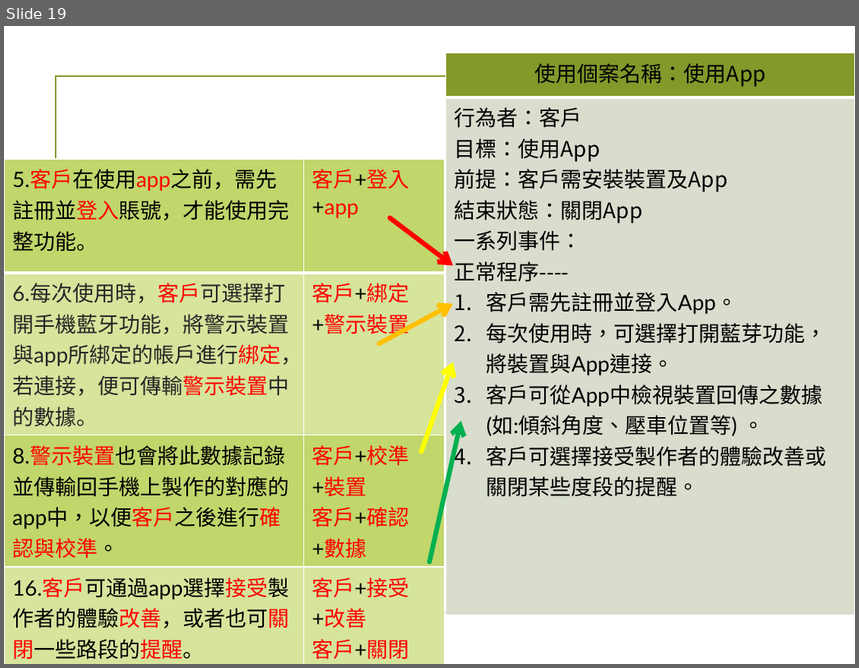
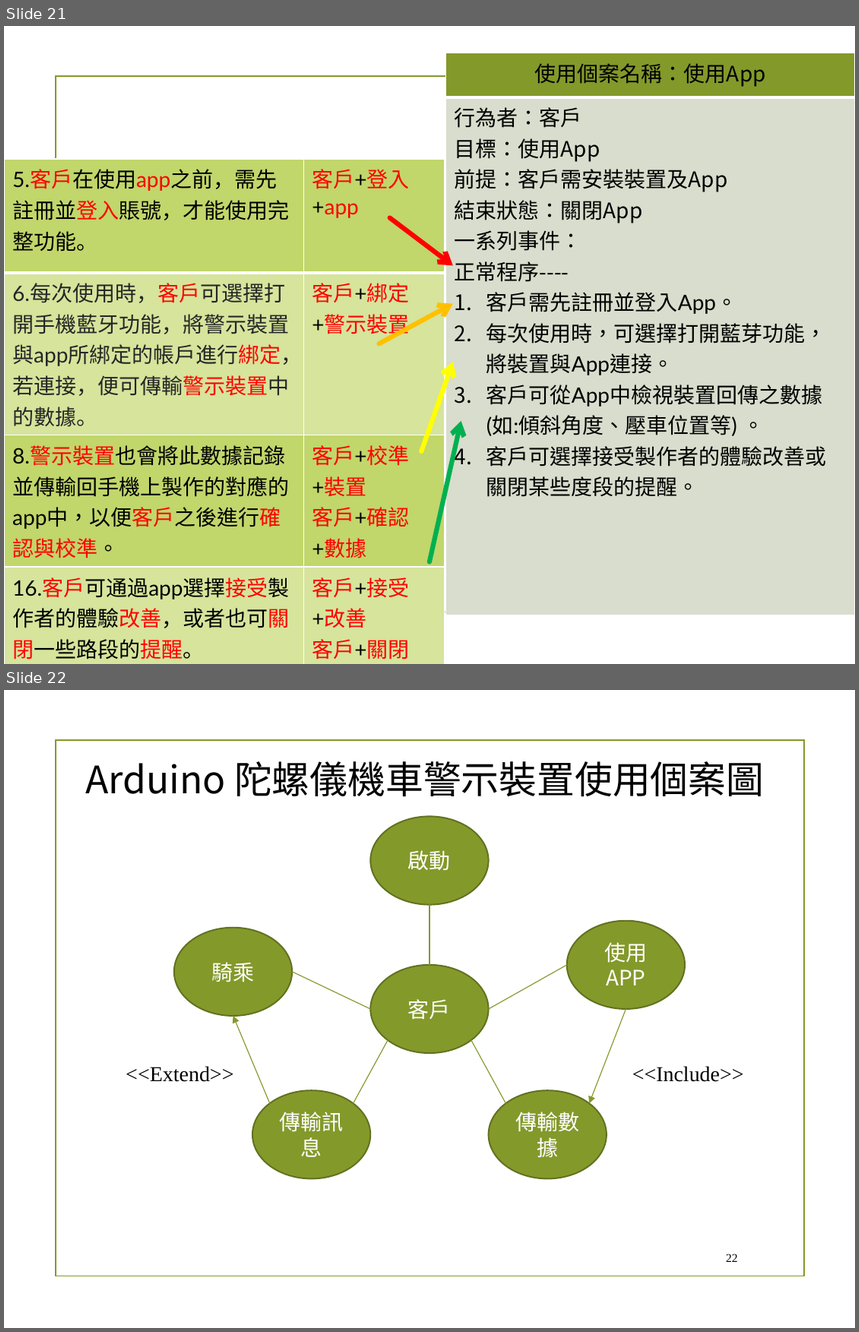
Before and after one commit to chandlerkuo/sharepee, a slide deck: 陀螺儀機車警示裝置.pptx. Shown one above the other, each under a label of ours: slide 19 before the commit, slides 21 and 22 after it. The pictures are 859x668 and 859x1332 pixels, drawn with LibreOffice and Linux fonts; fonts in the diff are those of the drawing; background and template pictures are left out. Boxes give left, top, right and bottom in pixels: in the first picture for what was removed or moved away, otherwise in the second. Text is boxed around its words. In the diff, an @@ line names an element or a change of style, - is before the commit and + after.

Commit message:
Update 陀螺儀機車警示裝置.pptx
加入使用個案圖

```diff
--- a/陀螺儀機車警示裝置.pptx
+++ b/陀螺儀機車警示裝置.pptx
@@ slide 22 added at (4, 690, 855, 1328), background picture (left out); not listed: 1 template element that a slide beside it also shows @@
@@ text added at (85, 761, 764, 797), 32 pt, text #000000 @@
+Arduino 陀螺儀機車警示裝置使用個案圖
@@ ellipse added at (371, 817, 489, 905), fill #83992A, outline #61711F 1.25 pt, 18 pt, text #FFFFFF @@
+啟動
@@ line added from (430, 904) to (430, 965), #83992A 0.75 pt @@
@@ ellipse added at (174, 927, 293, 1016), fill #83992A, outline #61711F 1.25 pt, 18 pt, text #FFFFFF @@
+騎乘
@@ ellipse added at (566, 921, 685, 1009), fill #83992A, outline #61711F 1.25 pt, 18 pt, text #FFFFFF @@
+使用APP
@@ line added from (293, 972) to (371, 1009), #83992A 0.75 pt @@
@@ ellipse added at (371, 965, 489, 1053), fill #83992A, outline #61711F 1.25 pt, 18 pt, text #FFFFFF @@
+客戶
@@ line added from (566, 965) to (488, 1009), #83992A 0.75 pt @@
@@ arrow added from (269, 1103) to (233, 1016), #83992A 0.75 pt @@
@@ arrow added from (626, 1009) to (590, 1103), #83992A 0.75 pt @@
@@ line added from (353, 1103) to (388, 1040), #83992A 0.75 pt @@
@@ line added from (471, 1040) to (506, 1103), #83992A 0.75 pt @@
@@ text added at (126, 1066, 234, 1082), 18 pt, text #000000 @@
+<<Extend>>
@@ text added at (633, 1066, 744, 1082), 18 pt, text #000000 @@
+<<Include>>
@@ ellipse added at (253, 1091, 371, 1179), fill #83992A, outline #61711F 1.25 pt, 18 pt, text #FFFFFF @@
+傳輸訊息
@@ ellipse added at (488, 1091, 607, 1179), fill #83992A, outline #61711F 1.25 pt, 18 pt, text #FFFFFF @@
+傳輸數據
@@ page number added at (726, 1254, 738, 1262), 10 pt, text #000000 @@
+22
@@ what was slide 19 is now slide 21 @@
```
Also in this commit, not shown: 2 slides changed, 10 other slides added.
